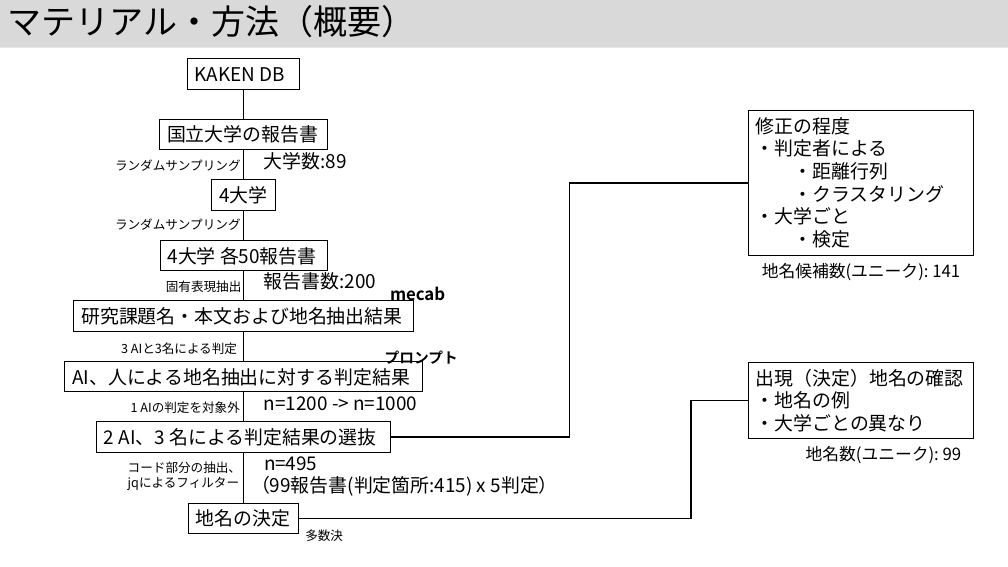
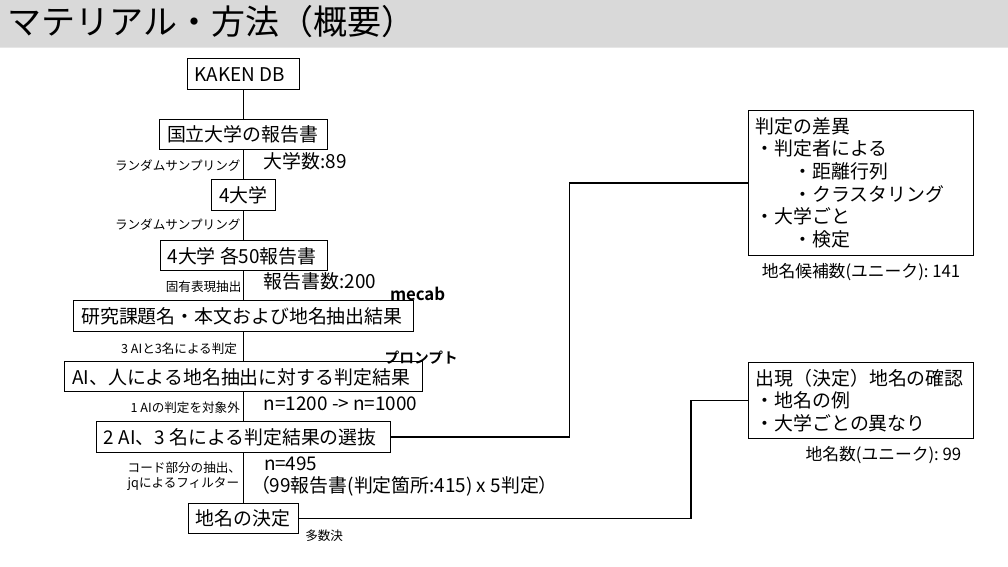
Before and after one commit to kouamano/nihongo-region-name-extract, a slide deck: slide 8 of jsik2026taikai.pptx. Drawn at 1008x567 pixels with LibreOffice and Linux fonts; fonts in the diff are those of the drawing. Boxes give left, top, right and bottom in pixels: in the first picture for what was removed or moved away, otherwise in the second. Text is boxed around its words. In the diff, an @@ line names an element or a change of style, - is before the commit and + after.

```diff
--- a/jsik2026taikai.pptx
+++ b/jsik2026taikai.pptx
@@ text in rectangle at [756, 117, 850, 135]: text changed @@
-修正の程度
+判定の差異
```
Also in this commit, not shown: 1 other slide changed.
